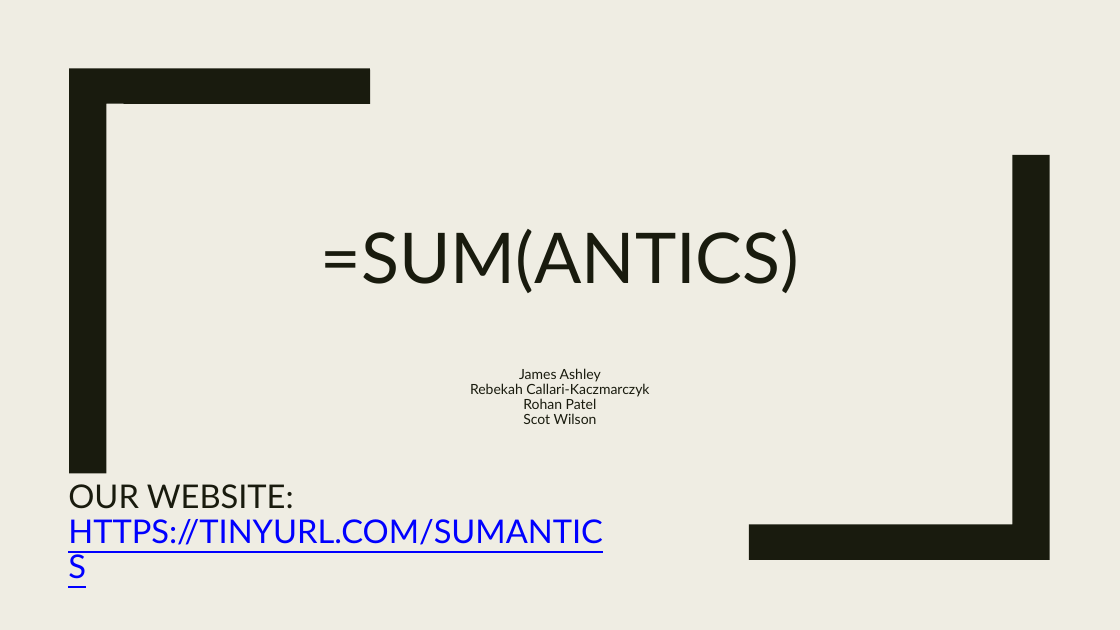
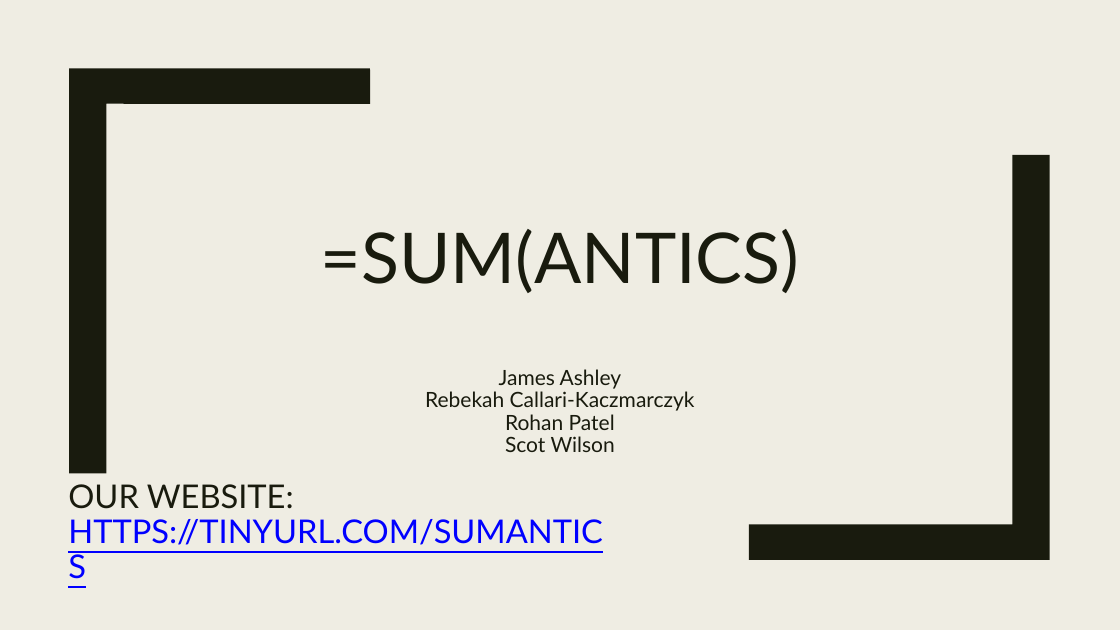
Before and after one commit to James-Ashley/sentiment-analysis-dashboard, a slide deck: slide 1 of demo_day_deck.pptx. Drawn at 1120x630 pixels with LibreOffice and Linux fonts; fonts in the diff are those of the drawing; background and template pictures are left out. Boxes give left, top, right and bottom in pixels: in the first picture for what was removed or moved away, otherwise in the second. Text is boxed around its words. In the diff, an @@ line names an element or a change of style, - is before the commit and + after.

```diff
--- a/demo_day_deck.pptx
+++ b/demo_day_deck.pptx
@@ subtitle "James Ashley" at (x1=425, y1=369, x2=695, y2=452): size 12 to 18 pt @@
```
Also in this commit, not shown: 4 other slides changed.
